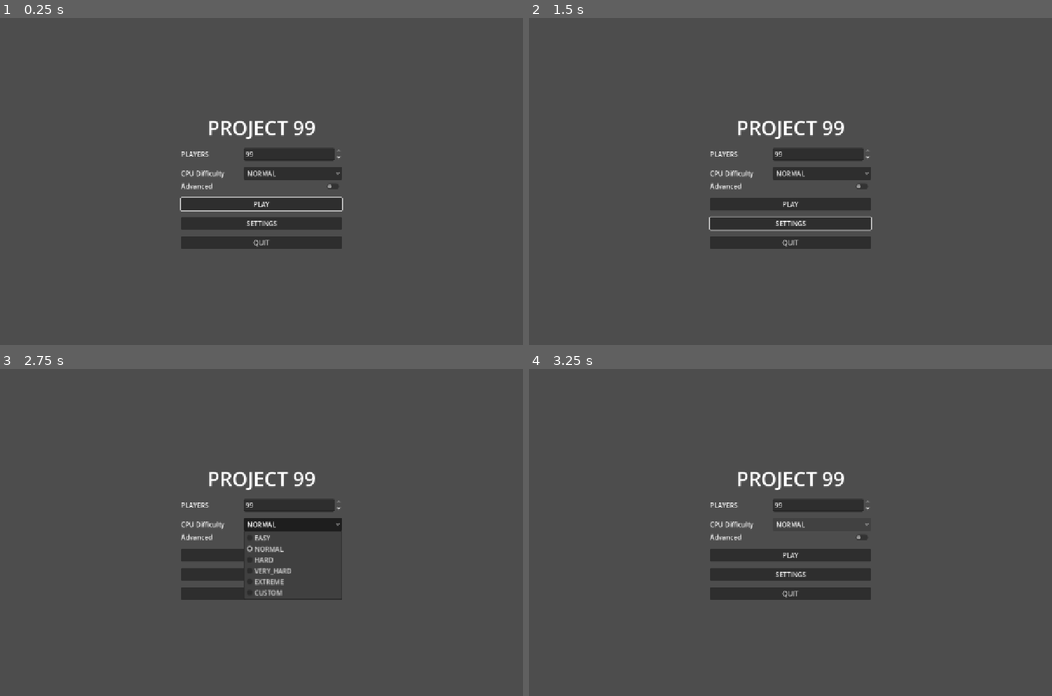
Above: before the commit, frames 1-4 (two rows, left to right).
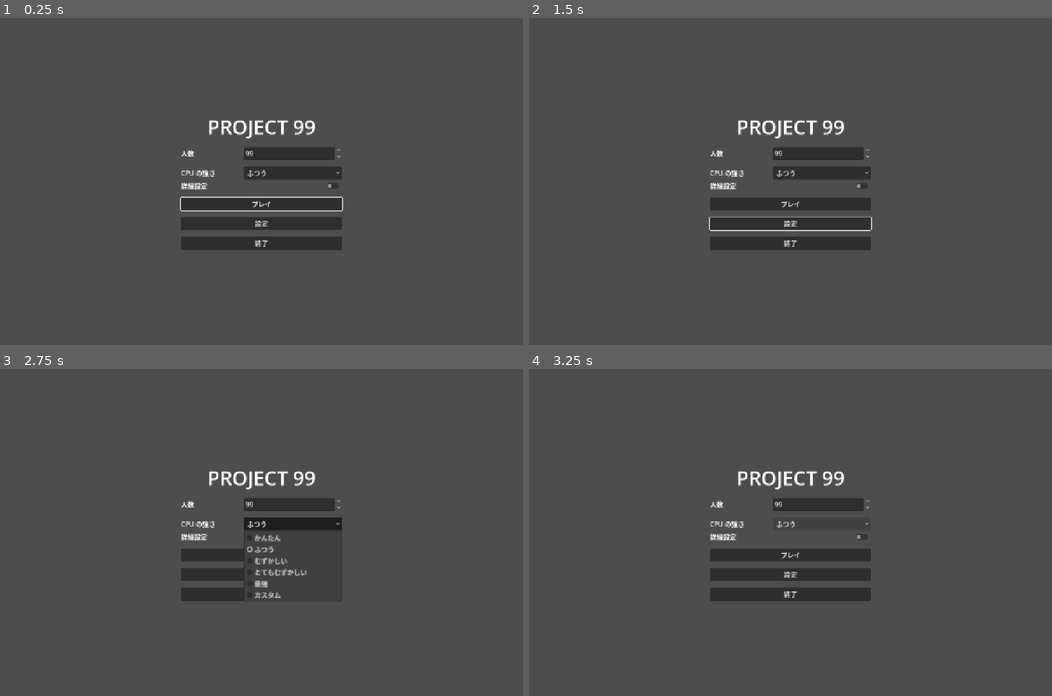
Above: after the commit, the same moments.

Repository: harry2480/personal-survivor-99
Game: Godot game, scene res://scenes/boot/boot.tscn
Same seed, same stepped clock (60 frames per second), same inputs: the game is played once before the commit and once after it.
Inputs (mouse positions are in pixels of both pictures, inside the frame that each line leads up to):
- Up to frame 1 (0.25 s): no input
- Up to frame 2 (1.5 s): click "SETTINGS" (after the commit: "設定") at 0.5 s; click "BACK" (after the commit: "戻る") at 1.25 s
- Up to frame 3 (2.75 s): click (292, 525) at 2 s, where only the run before the commit has a clickable "NORMAL"
- Up to frame 4 (3.25 s): click (821, 525) at 2.75 s, where only the run before the commit has a clickable "NORMAL"

The runs differ from the first frame. In frame 1, 1.1% of the frame differs, in the area x 34-66%, y 31-71%; in frame 2, 1.2%; in frame 3, 1.3%, in the area x 34-66%, y 31-72%; in frame 4, 1.0%.

Commit message:
feat: 画面の文言を日本語にする
- 文言は英語のキーのまま組み立て、locale/ja.po で日本語にする（スタイルガイド §7: 表示用のテーブルを経由する）
- 起動時に SettingsApplier.apply_locale() で日本語へ固定する
- 同じ英語で意味が違うものは msgctxt で訳し分ける（HUD の KO 数 / Target Mode の KO 狙い、操作方法のキー名）
- HUD の get_value() は元の値のまま返し、表示だけ訳す
- 訳の抜けを tests/integration/test_localization.gd で確かめる

Co-Authored-By: Claude Opus 5.5 (1M context) <noreply@anthropic.com>

Diff:
--- a/project.godot
+++ b/project.godot
@@ -36,6 +36,10 @@
 [editor_plugins]
 
 enabled=PackedStringArray("res://addons/gut/plugin.cfg")
+
+[internationalization]
+
+locale/translations=PackedStringArray("res://locale/ja.po")
 
 [gui]
 
--- a/scenes/result/result.gd
+++ b/scenes/result/result.gd
@@ -84,7 +84,7 @@
 		"quad": str(_outcome.quad_count),
 		"t_spin": str(_outcome.t_spin_count),
 		"perfect_clear": str(_outcome.perfect_clear_count),
-		"duration": "%.1f s" % _outcome.duration_sec,
+		"duration": tr("%.1f s") % _outcome.duration_sec,
 		"highest_cpu": "%.0f" % _outcome.highest_cpu_strength_defeated,
 	}
 
@@ -111,7 +111,7 @@
 func _build_statistics_label() -> Label:
 	var label := Label.new()
 	label.text = (
-		"TOTAL  GAMES %d / WINS %d / TOP10 %d / AVG RANK %.1f / KO %d"
+		tr("TOTAL  GAMES %d / WINS %d / TOP10 %d / AVG RANK %.1f / KO %d")
 		% [
 			_statistics.games_played,
 			_statistics.wins,
--- a/scenes/settings/settings.gd
+++ b/scenes/settings/settings.gd
@@ -149,7 +149,13 @@
 	_add_slider(root, "das_sec", "DAS", 0.0, 0.5, 0.001, _settings.das_sec)
 	_add_slider(root, "arr_sec", "ARR", 0.0, 0.2, 0.001, _settings.arr_sec)
 	_add_slider(
-		root, "soft_drop_multiplier", "SOFT DROP", 1.0, 100.0, 0.5, _settings.soft_drop_multiplier
+		root,
+		"soft_drop_multiplier",
+		"SOFT DROP SPEED",
+		1.0,
+		100.0,
+		0.5,
+		_settings.soft_drop_multiplier
 	)
 	_add_check(root, "ghost_enabled", "GHOST", _settings.ghost_enabled)
 
@@ -195,7 +201,7 @@
 	)
 
 	var label := Label.new()
-	label.text = "KEYBOARD %d / CONTROLLER %d" % [keyboard.size(), controller.size()]
+	label.text = tr("KEYBOARD %d / CONTROLLER %d") % [keyboard.size(), controller.size()]
 	root.add_child(label)
 
 
--- a/scenes/settings/settings_applier.gd
+++ b/scenes/settings/settings_applier.gd
@@ -14,6 +14,9 @@
 ## Game Core は FileSystem も DisplayServer も知らない（要件定義 §17）。
 ## 読み込みと反映は Presentation の担当なので、ここに置く。
 
+## 画面の言語。
+const GAME_LOCALE: String = "ja"
+
 ## Bus の名前（要件定義 §100 / #53 で使う）。
 const BGM_BUS: String = "BGM"
 
@@ -28,6 +31,12 @@
 	apply_audio(settings)
 	apply_video(settings)
 	apply_input(settings)
+	apply_locale()
+
+
+## 画面の言語を日本語にする（文言は locale/ja.po）。
+static func apply_locale() -> void:
+	TranslationServer.set_locale(GAME_LOCALE)
 
 
 ## Gameplay を [GameRules] へ反映する（要件定義 §97）。
--- a/tests/integration/test_controls_guide.gd
+++ b/tests/integration/test_controls_guide.gd
@@ -6,6 +6,18 @@
 ## 「Pro コントローラーの刻印で読めるか」を見る。実機での操作確認は手動（§136）。
 
 const BATTLE := preload("res://scenes/battle/battle.tscn")
+
+var _original_locale: String
+
+
+# 表示名は翻訳されるので、英語のキーで比べるテストは英語に固定する。
+func before_each() -> void:
+	_original_locale = TranslationServer.get_locale()
+	TranslationServer.set_locale("en")
+
+
+func after_each() -> void:
+	TranslationServer.set_locale(_original_locale)
 
 
 func test_every_row_has_keyboard_and_controller() -> void:
@@ -46,6 +58,17 @@
 	)
 
 
+func test_names_are_shown_in_japanese() -> void:
+	TranslationServer.set_locale(SettingsApplier.GAME_LOCALE)
+	var move: Array = [GameCommand.Command.MOVE_LEFT, GameCommand.Command.MOVE_RIGHT]
+	assert_eq(ControlsGuide.describe(move, false), "← / →", "矢印キーは記号で出す")
+	assert_eq(ControlsGuide.describe([GameCommand.Command.HARD_DROP], false), "スペース", "Space は日本語")
+	assert_eq(ControlsGuide.describe(move, true), "十字キー← / 十字キー→", "十字キーは日本語")
+	assert_eq(
+		ControlsGuide.describe([GameCommand.Command.TARGET_RANDOM], true), "右スティック→", "スティックも日本語"
+	)
+
+
 func test_guide_lists_every_row() -> void:
 	var guide := ControlsGuide.new()
 	add_child_autofree(guide)
--- /dev/null
+++ b/tests/integration/test_localization.gd
@@ -0,0 +1,111 @@
+extends GutTest
+
+## 画面の文言が日本語で出ることの確認（スタイルガイド §7）。
+##
+## 文言は英語のキーで組み立て、locale/ja.po で日本語にする。ここでは
+## 画面に出るキーに訳が抜けていないかを見る。
+
+const RESULT_SCRIPT := preload("res://scenes/result/result.gd")
+
+var _original_locale: String
+
+
+func before_each() -> void:
+	_original_locale = TranslationServer.get_locale()
+	SettingsApplier.apply_locale()
+
+
+func after_each() -> void:
+	TranslationServer.set_locale(_original_locale)
+
+
+func _assert_translated(keys: Array, context: StringName = &"") -> void:
+	for key in keys:
+		var text: String = TranslationServer.translate(key, context)
+		assert_ne(text, key, "%s に日本語の訳がある" % key)
+
+
+func test_locale_is_japanese() -> void:
+	assert_eq(TranslationServer.get_locale(), "ja", "起動時に日本語にする")
+
+
+func test_menu_and_settings_are_translated() -> void:
+	_assert_translated(
+		[
+			"PLAYERS",
+			"PLAY",
+			"SETTINGS",
+			"QUIT",
+			"BACK",
+			"GAMEPLAY",
+			"DAS",
+			"ARR",
+			"SOFT DROP SPEED",
+			"GHOST",
+			"AUDIO",
+			"MASTER",
+			"BGM",
+			"SE",
+			"VIDEO",
+			"FULLSCREEN",
+			"VSYNC",
+			"FPS LIMIT",
+			"OFF",
+			"INPUT",
+			"DEAD ZONE",
+			"KEYBOARD %d / CONTROLLER %d",
+			"CPU Difficulty",
+			"Advanced",
+			"Strength",
+			"Min Strength",
+			"Max Strength",
+			"Variation",
+		]
+	)
+
+
+func test_cpu_names_are_translated() -> void:
+	_assert_translated(CpuSettings.ADVANCED_KEYS)
+	var presets: Array = []
+	for preset in CpuPreset.Preset.values():
+		presets.append(CpuPreset.get_preset_name(preset))
+	_assert_translated(presets)
+
+
+func test_battle_screen_is_translated() -> void:
+	_assert_translated(BattleHud.ROW_LABELS.values())
+	var phases: Array = []
+	for phase in BattlePhase.Phase.values():
+		phases.append(BattlePhase.get_phase_name(phase))
+	_assert_translated(phases)
+	_assert_translated(["HOLD", "NEXT"])
+
+
+func test_target_modes_are_translated_with_context() -> void:
+	var modes: Array = []
+	for mode in TargetMode.Mode.values():
+		modes.append(TargetMode.get_mode_name(mode))
+	_assert_translated(modes, &"target_mode")
+	# 同じ "KO" でも、HUD の行は KO 数、Target Mode は KO 狙い。
+	assert_ne(
+		TranslationServer.translate("KO", &"target_mode"),
+		TranslationServer.translate("KO"),
+		"文脈で訳し分ける"
+	)
+
+
+func test_controls_guide_is_translated() -> void:
+	var labels: Array = []
+	for row in ControlsGuide.ROWS:
+		labels.append(row["label"])
+	_assert_translated(labels)
+	_assert_translated(
+		ControlsGuide.HEADERS.filter(func(header: String) -> bool: return header != "")
+	)
+
+
+func test_pause_and_result_are_translated() -> void:
+	_assert_translated(PauseMenu.ACTION_LABELS.values())
+	_assert_translated(RESULT_SCRIPT.ROW_LABELS.values())
+	_assert_translated(["PAUSED", "VICTORY", "RESULT", "BACK TO MENU", "%.1f s"])
+	_assert_translated(["TOTAL  GAMES %d / WINS %d / TOP10 %d / AVG RANK %.1f / KO %d"])
--- a/ui/hud/battle_hud.gd
+++ b/ui/hud/battle_hud.gd
@@ -252,7 +252,15 @@
 	_values[key] = value
 	var label: Label = _value_labels.get(key, null)
 	if label != null:
-		label.text = value
+		label.text = _display_text(key, value)
+
+
+# 画面に出す文字。get_value() は元の値を返し、表示だけ翻訳する。
+# Target Mode の "KO" は KO 数の "KO" と訳が違うので、文脈を付けて訳す。
+func _display_text(key: String, value: String) -> String:
+	if key == "target_mode":
+		return tr(value, &"target_mode")
+	return value
 
 
 func _format_rank(viewer: BattlePlayerState) -> String:
--- a/ui/hud/controls_guide.gd
+++ b/ui/hud/controls_guide.gd
@@ -9,6 +9,8 @@
 ## Pro コントローラーのボタン名は、Godot の番号（位置で決まる）を Switch の
 ## 刻印へ読み替えて出す。下のボタン（番号 0）が Switch の B になる。
 ## 見出しにはブランド名を出さない（スタイルガイド §7）。
+##
+## キーとボタンの名前は locale/ja.po の文脈 "key" で訳す。
 
 ## 1 行に並べる操作。複数の Command をまとめた行は、それぞれの先頭の割り当てを並べる。
 const ROWS: Array[Dictionary] = [
@@ -29,6 +31,9 @@
 
 ## 列の見出し。
 const HEADERS: Array[String] = ["", "KEYBOARD", "CONTROLLER"]
+
+## キーとボタンの名前を訳すときの文脈。
+const NAME_CONTEXT: StringName = &"key"
 
 ## 割り当てが無いときの表示。
 const UNBOUND_TEXT: String = "-"
@@ -128,7 +133,11 @@
 		if is_joypad != joypad:
 			continue
 		var text: String = describe_event(event)
-		if not text.is_empty() and not names.has(text):
+		if text.is_empty():
+			continue
+		# 空文字を訳すと .po のヘッダーが返るので、空でないものだけ訳す。
+		text = TranslationServer.translate(text, NAME_CONTEXT)
+		if not names.has(text):
 			names.append(text)
 	return names
 
Not shown, added: locale/ja.po
Not shown, added: tests/integration/test_localization.gd.uid
